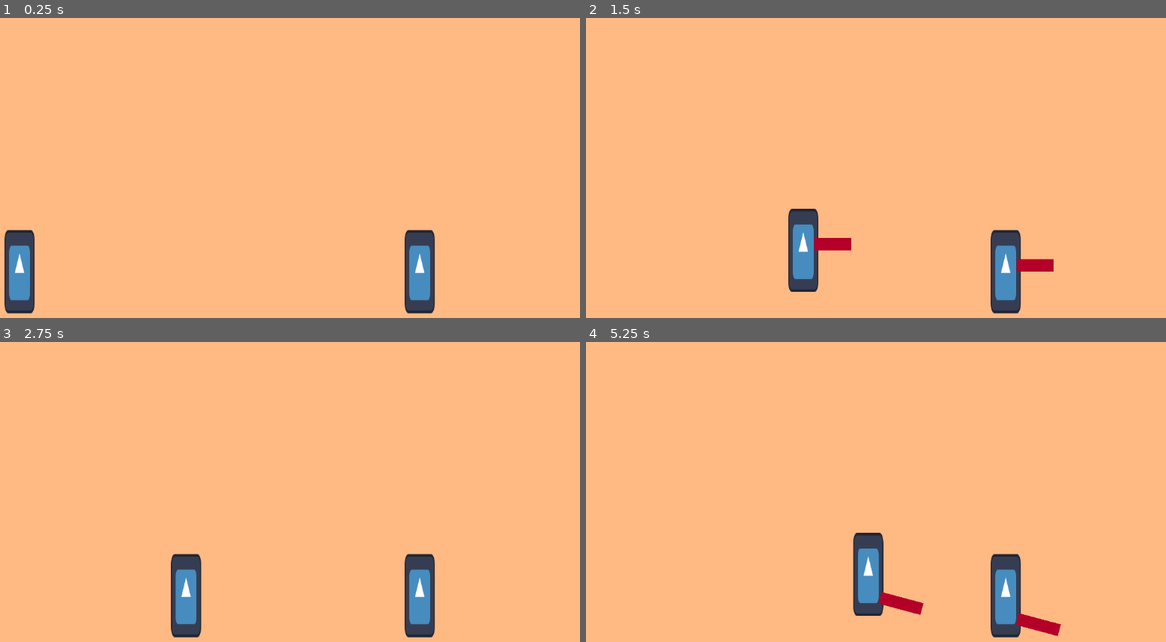
Above: before the commit, frames 1-4 (two rows, left to right).
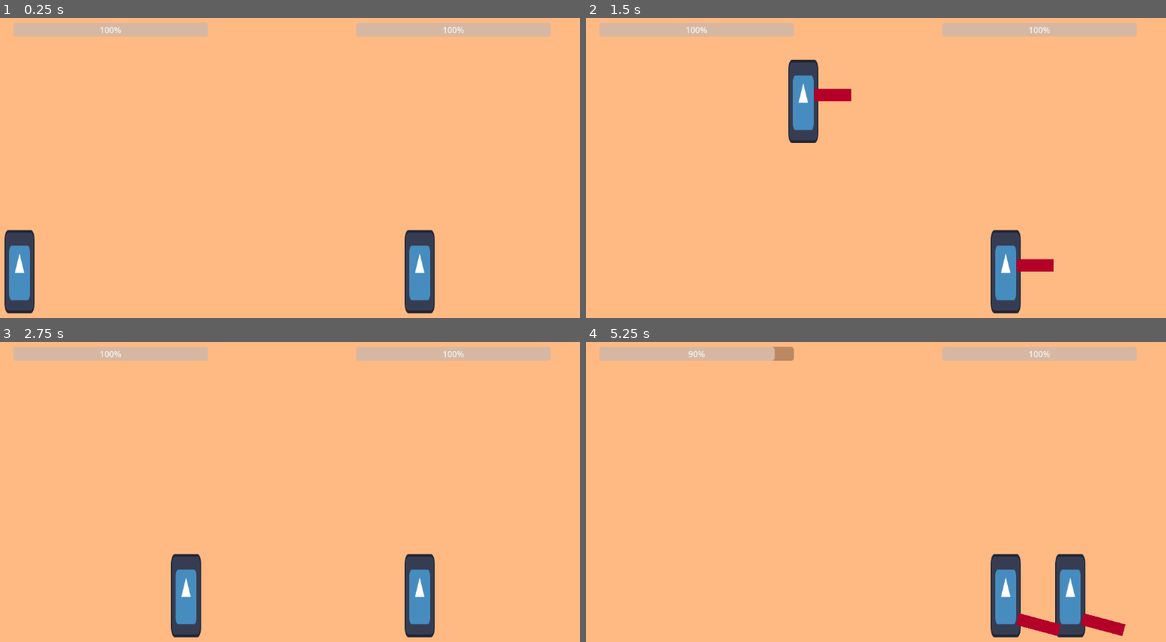
Above: after the commit, the same moments.

Repository: JOACCE/JOACCE-Beta
Game: Godot game, scene res://scenes/o-test/level/arena.tscn
The game is run twice, just before and just after one commit, with the same random seed, the same clock (stepped at 60 frames per second) and the same inputs. The engine's default icon, where the game draws it, is replaced by a stand-in: a white triangle on a blue panel in a dark square.
Inputs:
- Up to frame 1 (0.25 s): no input
- Up to frame 2 (1.5 s): tap Enter at 0.5 s; hold D (right) from 0.53 s (still down); tap K (kick) at 0.6 s; tap Space (jump) at 0.77 s; tap P (punch) at 1.35 s
- Up to frame 3 (2.75 s): tap Space (jump) at 1.52 s; release D (right) at 2.03 s; hold A (left) from 2.03 s (still down); tap K (kick) at 2.1 s
- Up to frame 4 (5.25 s): release A (left) at 2.78 s; hold D (right) 2.78-4.28 s; tap P (punch) at 2.85, 4.35 s; tap Space (jump) at 3.02, 3.77, 4.52 s; tap K (kick) at 3.6, 5.1 s; hold A (left) 4.28-5.03 s; hold D (right) from 5.03 s (still down)

The runs differ from the first frame. In frame 1, 3.0% of the frame differs, in the area x 2-95%, y 1-7%; in frame 2, 6.3%; in frame 3, 3.0%; in frame 4, 6.5%, in the area x 2-95%, y 1-99%.

Commit message:
added basic health bar with basic p2 detection based on name

Diff:
--- a/joacce/scenes/o-test/player/fighter.gd
+++ b/joacce/scenes/o-test/player/fighter.gd
@@ -1,17 +1,24 @@
 extends CharacterBody2D
 
 var SPEED = 400.0
-var JUMP_VELOCITY = -400.0
+var JUMP_VELOCITY = -800.0
 
+@onready var progress_bar: ProgressBar = $Healthbar/ProgressBar
 @onready var punch: Node2D = $Punch
 @onready var kick: Node2D = $Kick
+@onready var alt_marker: Marker2D = $Healthbar/AltMarker
 
 var health = 100
 
 func _ready() -> void:
+	progress_bar.max_value = health
+	progress_bar.value = health
+
 	if "2" in name:
 		SPEED = 0
 		JUMP_VELOCITY = 0
+		progress_bar.position = alt_marker.position
+
 
 func _physics_process(delta: float) -> void:
 	# Add the gravity.
@@ -36,8 +43,11 @@
 
 	move_and_slide()
 
+func apply_damage(damage) -> void:
+	health -= damage
+	progress_bar.value  = health
+	print(name," took ", damage, " damage")
 
 func _on_hitarea_body_entered(body: Node2D) -> void:
 	if name != body.name:
-		print(body, " -", body.health)
-		body.health -= 10
+		body.apply_damage(5)
--- a/joacce/scenes/o-test/player/fighter.tscn
+++ b/joacce/scenes/o-test/player/fighter.tscn
@@ -60,5 +60,16 @@
 rotation = -1.3089969
 shape = SubResource("CapsuleShape2D_t6ydl")
 
+[node name="Healthbar" type="CanvasLayer" parent="." unique_id=1235444386]
+
+[node name="AltMarker" type="Marker2D" parent="Healthbar" unique_id=2107103072]
+position = Vector2(722, 64)
+
+[node name="ProgressBar" type="ProgressBar" parent="Healthbar" unique_id=356258286]
+offset_left = 63.0
+offset_top = 64.0
+offset_right = 437.0
+offset_bottom = 91.0
+
 [connection signal="body_entered" from="Punch/Hitarea" to="." method="_on_hitarea_body_entered"]
 [connection signal="body_entered" from="Kick/Hitarea" to="." method="_on_hitarea_body_entered"]
